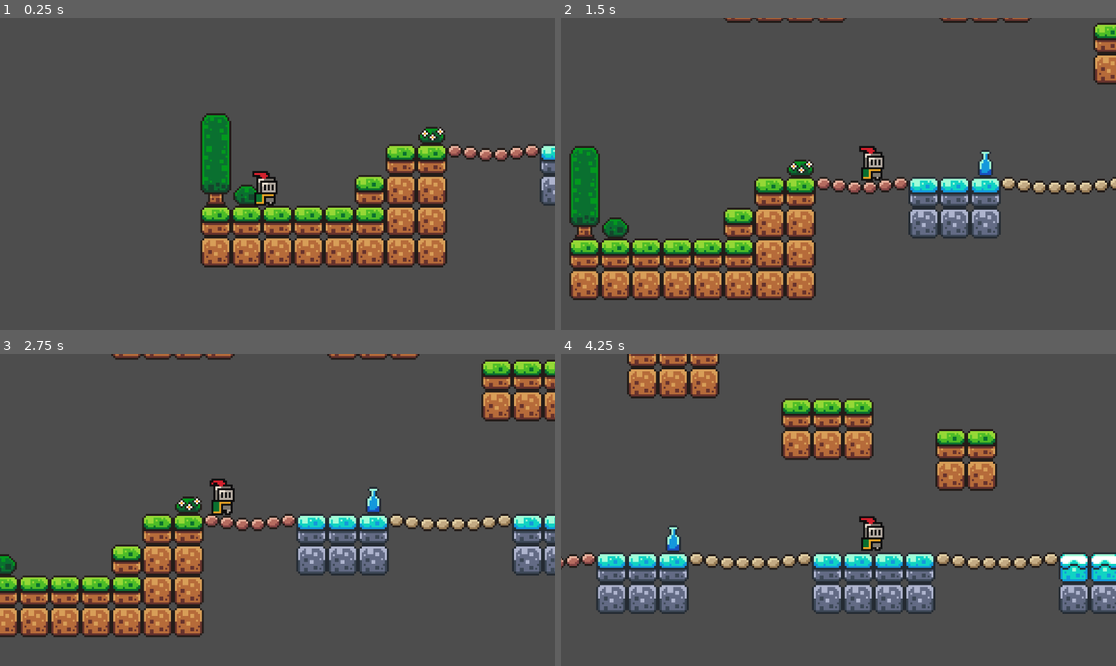
Above: before the commit, frames 1-4 (two rows, left to right).
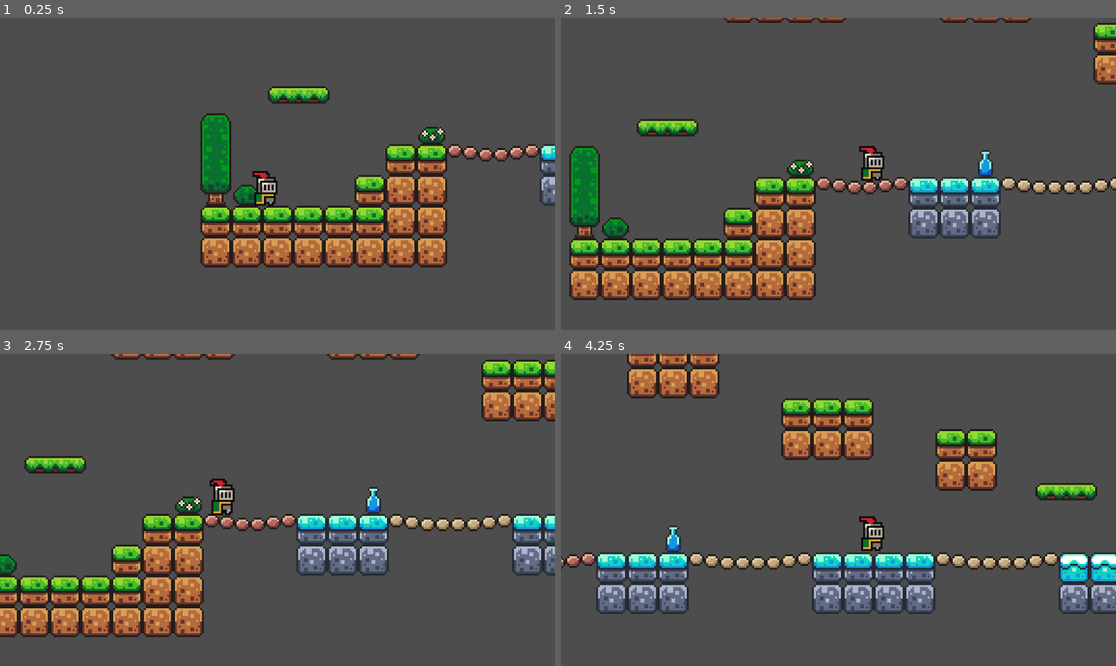
Above: after the commit, the same moments.

Repository: ZeusOnline1998/brackeys-first-game
Game: Godot game, scene res://scenes/game.tscn
Two runs of this game, one before a commit and one after it. Both use one fixed random seed, a clock stepped at 60 frames per second and the inputs below.
Inputs:
- Up to frame 1 (0.25 s): no input
- Up to frame 2 (1.5 s): tap Enter (ui_accept) at 0.5, 0.77 s; hold Right (ui_right) from 0.53 s (still down)
- Up to frame 3 (2.75 s): tap Enter (ui_accept) at 1.52 s; release Right (ui_right) at 2.03 s; hold Left (ui_left) from 2.03 s (still down)
- Up to frame 4 (4.25 s): release Left (ui_left) at 2.78 s; hold Right (ui_right) from 2.78 s (still down); tap Enter (ui_accept) at 3.02, 3.77 s

The runs differ from the first frame. In frame 1, 0.6% of the frame differs, in the area x 48-60%, y 21-28%; in frame 2, 0.6%, in the area x 13-25%, y 32-38%; in frame 3, 0.6%; in frame 4, 0.6%.

Commit message:
Platforms

Diff:
--- a/scenes/game.tscn
+++ b/scenes/game.tscn
@@ -1,7 +1,8 @@
-[gd_scene load_steps=5 format=3 uid="uid://cxtpqlsp0rw4s"]
+[gd_scene load_steps=9 format=3 uid="uid://cxtpqlsp0rw4s"]
 
 [ext_resource type="PackedScene" uid="uid://c4bxj2e3gqiyk" path="res://scenes/player.tscn" id="1_cv5wb"]
 [ext_resource type="Texture2D" uid="uid://dgf5glk0hw3vm" path="res://assets/sprites/world_tileset.png" id="2_yy1mo"]
+[ext_resource type="PackedScene" uid="uid://ov6tk6ixnhya" path="res://scenes/platform.tscn" id="3_kw1jp"]
 
 [sub_resource type="TileSetAtlasSource" id="TileSetAtlasSource_t1xbf"]
 texture = ExtResource("2_yy1mo")
@@ -169,12 +170,50 @@
 physics_layer_0/collision_layer = 1
 sources/0 = SubResource("TileSetAtlasSource_t1xbf")
 
+[sub_resource type="Animation" id="Animation_a6a6a"]
+resource_name = "move"
+length = 1.5
+loop_mode = 2
+tracks/0/type = "value"
+tracks/0/imported = false
+tracks/0/enabled = true
+tracks/0/path = NodePath(".:position")
+tracks/0/interp = 1
+tracks/0/loop_wrap = true
+tracks/0/keys = {
+"times": PackedFloat32Array(0, 1.46667),
+"transitions": PackedFloat32Array(1, 1),
+"update": 0,
+"values": [Vector2(568, 69), Vector2(636, 69)]
+}
+
+[sub_resource type="Animation" id="Animation_3nq7e"]
+length = 0.001
+tracks/0/type = "value"
+tracks/0/imported = false
+tracks/0/enabled = true
+tracks/0/path = NodePath(".:position")
+tracks/0/interp = 1
+tracks/0/loop_wrap = true
+tracks/0/keys = {
+"times": PackedFloat32Array(0),
+"transitions": PackedFloat32Array(1),
+"update": 0,
+"values": [Vector2(568, 69)]
+}
+
+[sub_resource type="AnimationLibrary" id="AnimationLibrary_yko5f"]
+_data = {
+"RESET": SubResource("Animation_3nq7e"),
+"move": SubResource("Animation_a6a6a")
+}
+
 [node name="Game" type="Node2D"]
 
 [node name="TileMap" type="TileMap" parent="."]
 tile_set = SubResource("TileSet_8gdg0")
 format = 2
-layer_0/tile_data = PackedInt32Array(393219, 0, 0, 393220, 0 …(1513 unchanged characters)… 20896, 2, 196618, 65536, 6, 196624, 0, 8)
+layer_0/tile_data = PackedInt32Array(393219, 0, 0, 393220, 0 …(1513 unchanged characters)… 20896, 2, 196618, 65536, 6, 196624, 0, 8, 262185, 131072, 0, 327721, 131072, 1, 262186, 131072, 0, 327722, 131072, 1, 327723, 131072, 2, 393259, 196608, 1, 458795, 196608, 1, 458794, 196608, 1, 393258, 196608, 1, 393257, 196608, 1, 458793, 196608, 1)
 
 [node name="Player" parent="." instance=ExtResource("1_cv5wb")]
 position = Vector2(82, 72)
@@ -183,3 +222,18 @@
 position = Vector2(6, -2)
 zoom = Vector2(4, 4)
 position_smoothing_enabled = true
+
+[node name="Platform" parent="." instance=ExtResource("3_kw1jp")]
+position = Vector2(99, 39)
+
+[node name="Platform2" parent="." instance=ExtResource("3_kw1jp")]
+position = Vector2(468, 33)
+
+[node name="Platform3" parent="." instance=ExtResource("3_kw1jp")]
+position = Vector2(568, 69)
+
+[node name="AnimationPlayer" type="AnimationPlayer" parent="Platform3"]
+libraries = {
+"": SubResource("AnimationLibrary_yko5f")
+}
+autoplay = "move"
--- /dev/null
+++ b/scenes/platform.tscn
@@ -0,0 +1,18 @@
+[gd_scene load_steps=3 format=3 uid="uid://ov6tk6ixnhya"]
+
+[ext_resource type="Texture2D" uid="uid://oxwhbonij86u" path="res://assets/sprites/platforms.png" id="1_djh0m"]
+
+[sub_resource type="RectangleShape2D" id="RectangleShape2D_sxdrh"]
+size = Vector2(33, 9)
+
+[node name="Platform" type="AnimatableBody2D"]
+
+[node name="Sprite2D" type="Sprite2D" parent="."]
+texture = ExtResource("1_djh0m")
+region_enabled = true
+region_rect = Rect2(16, 0, 32, 10)
+
+[node name="CollisionShape2D" type="CollisionShape2D" parent="."]
+position = Vector2(-0.5, -0.5)
+shape = SubResource("RectangleShape2D_sxdrh")
+one_way_collision = true
--- a/scenes/player.tscn
+++ b/scenes/player.tscn
@@ -43,6 +43,7 @@
 radius = 5.0
 
 [node name="Player" type="CharacterBody2D"]
+z_index = 5
 script = ExtResource("1_6yr6a")
 
 [node name="AnimatedSprite2D" type="AnimatedSprite2D" parent="."]
@@ -50,7 +51,7 @@
 sprite_frames = SubResource("SpriteFrames_3ld6b")
 animation = &"idle"
 autoplay = "idle"
-frame_progress = 0.553125
+frame_progress = 0.768279
 
 [node name="CollisionShape2D" type="CollisionShape2D" parent="."]
 position = Vector2(0, -5)
